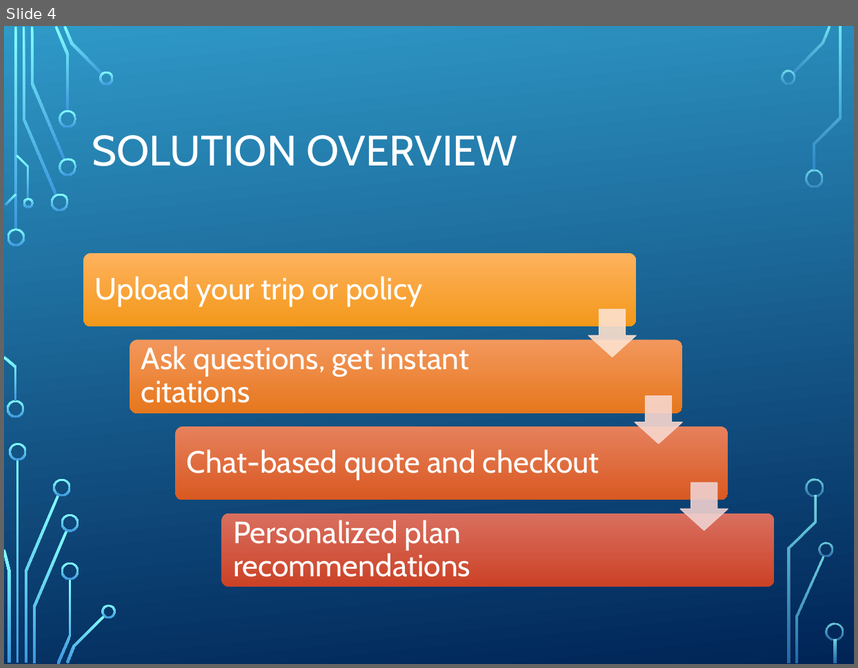
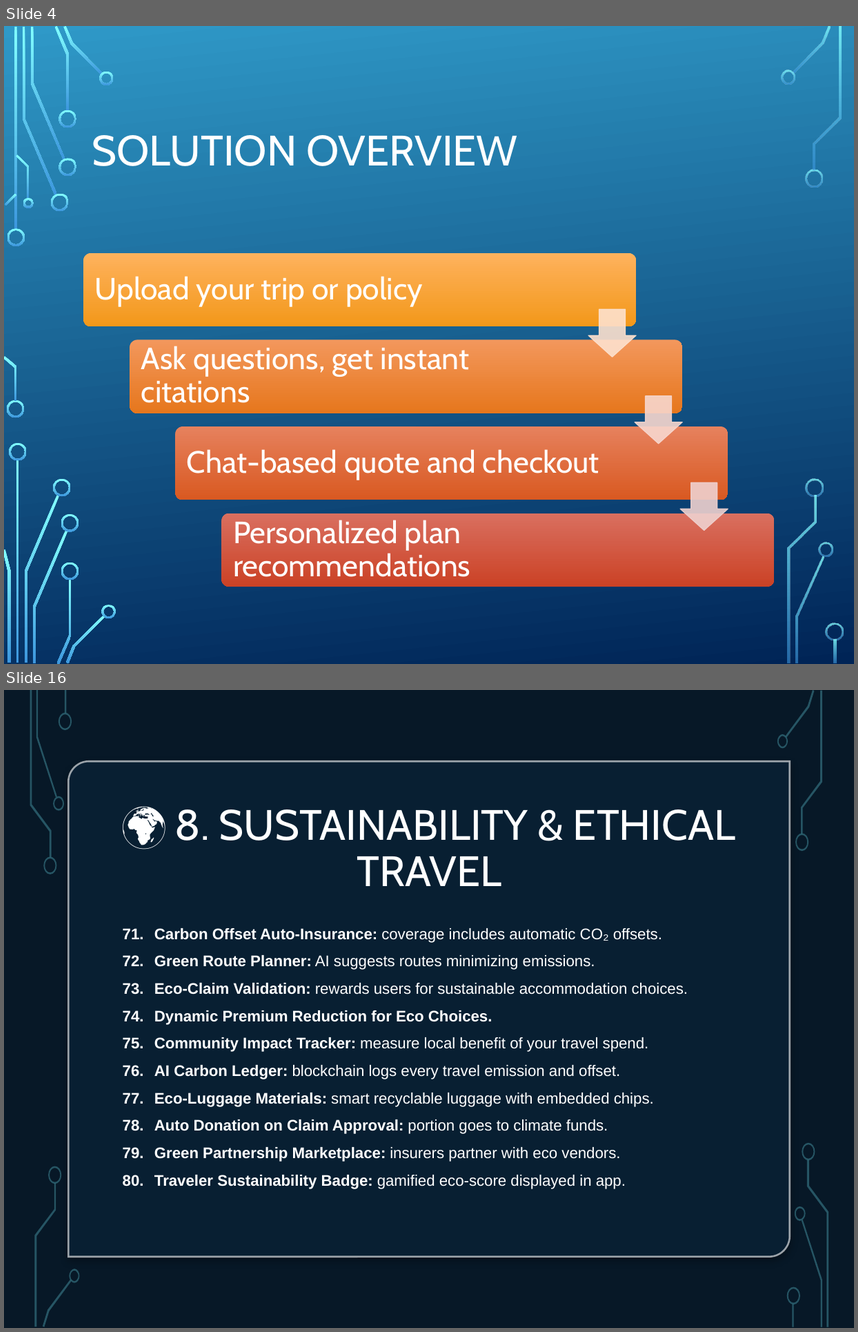
Before and after one commit to NguiWeily/ancileo-msig-demo, a slide deck: Ancileo x MSIG J-W.pptx. Shown one above the other, each under a label of ours: slide 4 before the commit, slides 4 and 16 after it; the slides between them are not shown. The pictures are 858x668 and 858x1332 pixels, drawn with LibreOffice and Linux fonts; fonts in the diff are those of the drawing; background and template pictures are left out. Boxes give left, top, right and bottom in pixels: in the first picture for what was removed or moved away, otherwise in the second. Text is boxed around its words. In the diff, an @@ line names an element or a change of style, - is before the commit and + after.

```diff
--- a/Ancileo x MSIG J-W.pptx
+++ b/Ancileo x MSIG J-W.pptx
@@ slide 16 added at (4,690,854,1328), background picture (left out); not listed: 17 template elements that a slide beside it also shows @@
@@ rectangle added at (4,690,854,1328), fill #000000 @@
@@ rectangle added at (4,690,854,1328), fill #092338 at 70% opacity @@
@@ group added at (30,690,72,874): 5 freeform shapes, 1 rectangle @@
@@ group added at (777,690,822,851): 4 freeform shapes @@
@@ round diag rect added at (69,761,791,1256), fill #092338 at 80% opacity, outline #FFFFFF 1.5 pt @@
@@ title added at (175,809,735,886), 36 pt, text #FFFFFF @@
+🌍 8. SUSTAINABILITY & ETHICAL TRAVEL
@@ text added at (154,928,688,1189), 13 pt, text #FFFFFF @@
+71. Carbon Offset Auto-Insurance: coverage includes automatic CO₂ offsets.
+72. Green Route Planner: AI suggests routes minimizing emissions.
+73. Eco-Claim Validation: rewards users for sustainable accommodation choices.
+74. Dynamic Premium Reduction for Eco Choices.
+75. Community Impact Tracker: measure local benefit of your travel spend.
+76. AI Carbon Ledger: blockchain logs every travel emission and offset.
+77. Eco-Luggage Materials: smart recyclable luggage with embedded chips.
+78. Auto Donation on Claim Approval: portion goes to climate funds.
+79. Green Partnership Marketplace: insurers partner with eco vendors.
+80. Traveler Sustainability Badge: gamified eco-score displayed in app.
@@ group added at (34,1166,81,1327): 4 freeform shapes @@
@@ group added at (787,1142,829,1327): 5 freeform shapes, 1 rectangle @@
```
Also in this commit, not shown: 4 slides changed, 9 other slides added, 1 slide removed.
